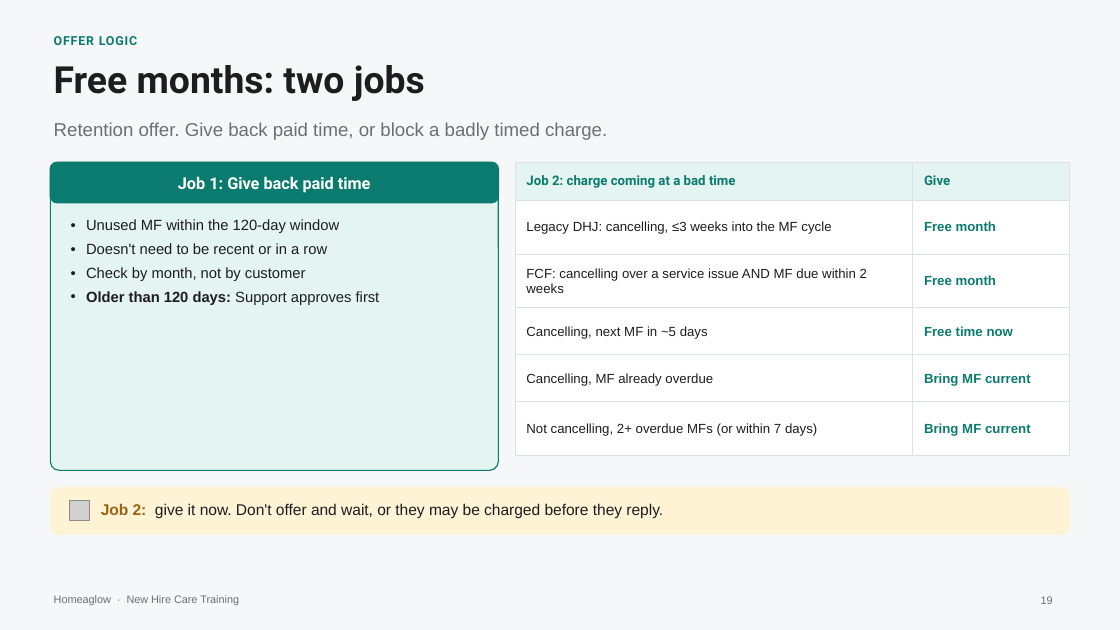
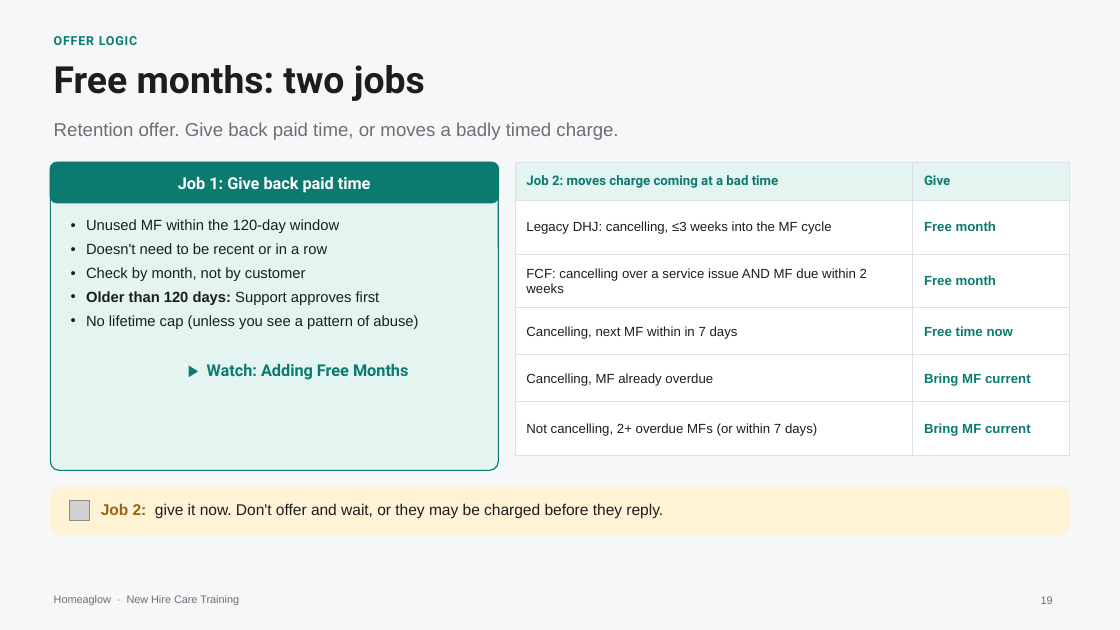
Before and after one commit to anjulimichelle/training, a slide deck: slide 19 of retention-membership-cancellation/retention-membership-cancellation.pptx. Drawn at 1120x630 pixels with LibreOffice and Linux fonts; fonts in the diff are those of the drawing; grey boxes stand for pictures. Boxes give left, top, right and bottom in pixels: in the first picture for what was removed or moved away, otherwise in the second. Text is boxed around its words. In the diff, an @@ line names an element or a change of style, - is before the commit and + after.

```diff
--- a/retention-membership-cancellation/retention-membership-cancellation.pptx
+++ b/retention-membership-cancellation/retention-membership-cancellation.pptx
@@ text at <box>54,122,618,140</box>: text changed @@
-Retention offer. Give back paid time, or block a badly timed charge.
+Retention offer. Give back paid time, or moves a badly timed charge.
@@ table at <box>515,162,1070,530</box> @@
-row 1, column 1: Job 2: charge coming at a bad time
+row 1, column 1: Job 2: moves charge coming at a bad time
-row 4, column 1: Cancelling, next MF in ~5 days
+row 4, column 1: Cancelling, next MF within in 7 days
@@ text at <box>86,315,418,380</box>: paragraphs added @@
+• No lifetime cap (unless you see a pattern of abuse)
+`▶ Watch: Adding Free Months
```
Also in this commit, not shown: 4 other slides changed, 1 slide added, 1 other file.
